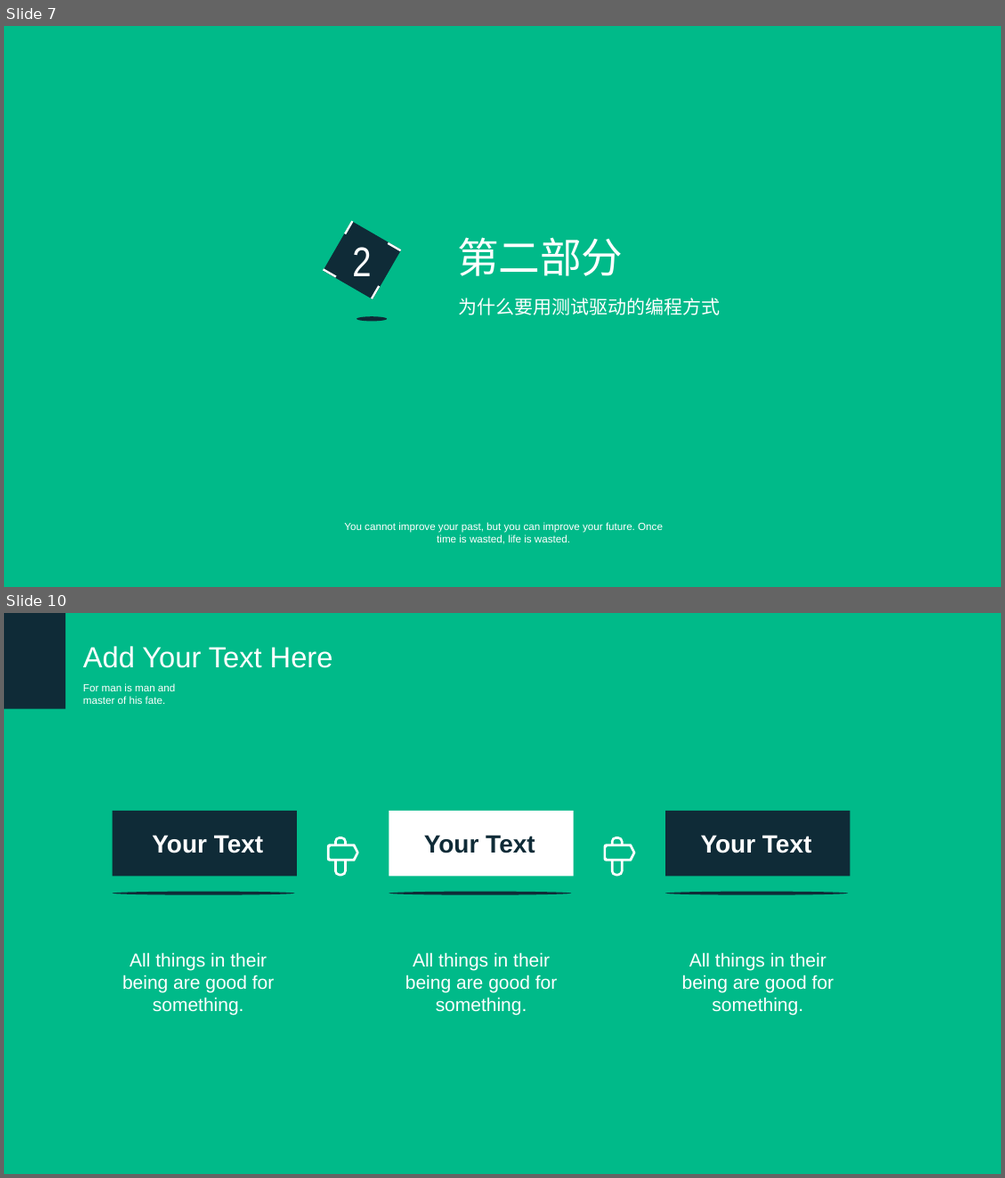
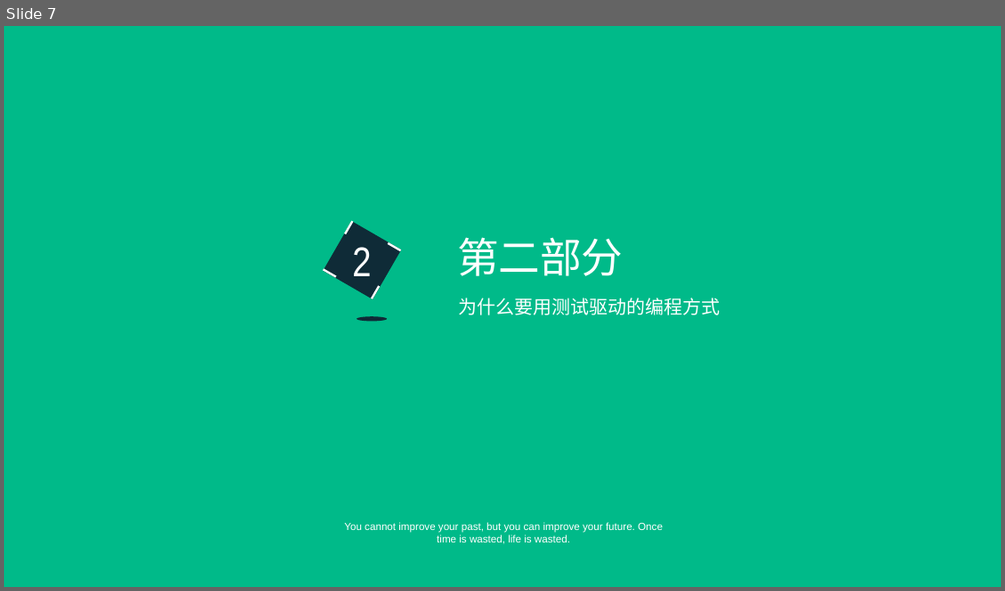
Before and after one commit to hanangjie/play, a slide deck: share/TDT/测试驱动开发.ppt. Shown one above the other, each under a label of ours: slides 7 and 10 before the commit, slide 7 after it; the slides between them are not shown. The pictures are 1005x1178 and 1005x591 pixels, drawn with LibreOffice and Linux fonts; fonts in the diff are those of the drawing. Boxes give left, top, right and bottom in pixels: in the first picture for what was removed or moved away, otherwise in the second. Text is boxed around its words. In the diff, an @@ line names an element or a change of style, - is before the commit and + after.

```diff
--- a/share/TDT/测试驱动开发.ppt
+++ b/share/TDT/测试驱动开发.ppt
@@ slide 10 removed at bbox=[4, 613, 1001, 1174], background #00BA89 @@
@@ rectangle removed at bbox=[4, 613, 66, 708] @@
@@ text removed at bbox=[83, 646, 333, 668] @@
-Add Your Text Here
@@ text removed at bbox=[83, 683, 175, 704] @@
-For man is man and master of his fate.
@@ rectangle removed at bbox=[113, 811, 297, 876] @@
@@ rectangle removed at bbox=[388, 811, 574, 876] @@
@@ rectangle removed at bbox=[665, 811, 850, 876] @@
@@ text removed at bbox=[152, 835, 264, 853] @@
-Your Text
@@ freeform shape removed at bbox=[327, 836, 359, 876] @@
@@ text removed at bbox=[424, 835, 535, 853] @@
-Your Text
@@ freeform shape removed at bbox=[603, 836, 635, 876] @@
@@ text removed at bbox=[701, 835, 812, 853] @@
-Your Text
@@ ellipse removed at bbox=[113, 891, 295, 895] @@
@@ ellipse removed at bbox=[388, 891, 571, 895] @@
@@ ellipse removed at bbox=[665, 891, 848, 895] @@
@@ text removed at bbox=[122, 952, 274, 1015] @@
-All things in their being are good for something.
@@ text removed at bbox=[405, 952, 557, 1015] @@
-All things in their being are good for something.
@@ text removed at bbox=[682, 952, 833, 1015] @@
-All things in their being are good for something.
```
Also in this commit, not shown: 1 slide changed, 5 slides added, 8 other slides removed.
